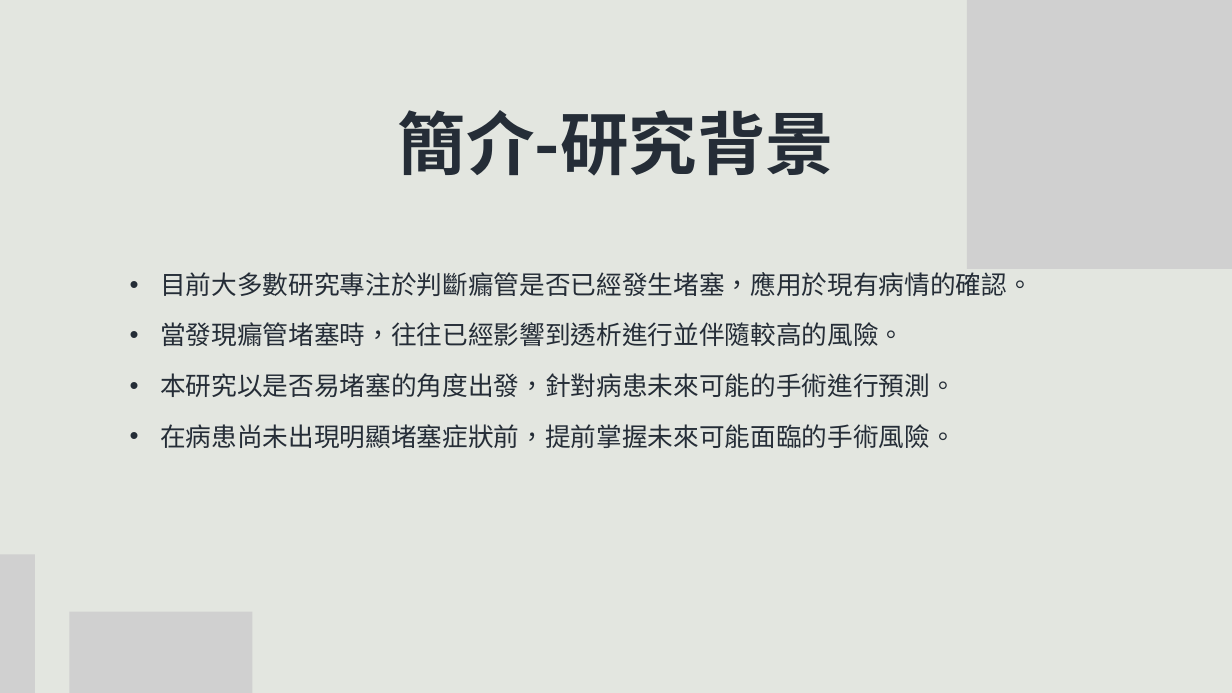
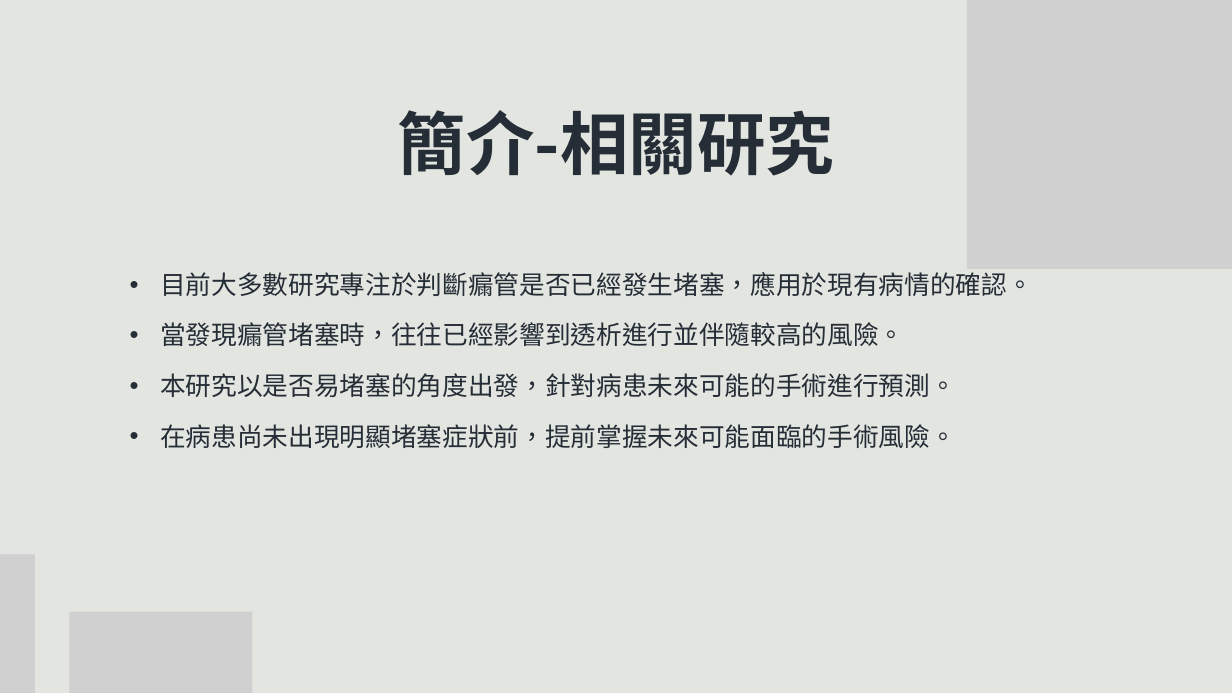
Before and after one commit to m11217045/PPG, a slide deck: slide 6 of 碩論/Ivory Black Simple Geometric Research Project Presentation.pptx. Drawn at 1232x693 pixels with LibreOffice and Linux fonts; fonts in the diff are those of the drawing; grey boxes stand for pictures. Boxes give left, top, right and bottom in pixels: in the first picture for what was removed or moved away, otherwise in the second. Text is boxed around its words. In the diff, an @@ line names an element or a change of style, - is before the commit and + after.

```diff
--- a/碩論/Ivory Black Simple Geometric Research Project Presentation.pptx
+++ b/碩論/Ivory Black Simple Geometric Research Project Presentation.pptx
@@ text at (398, 110, 834, 176): text changed @@
-簡介-研究背景
+簡介-相關研究
```
Also in this commit, not shown: 5 other slides changed, 4 slides added, 1 slide removed, 1 other file.
